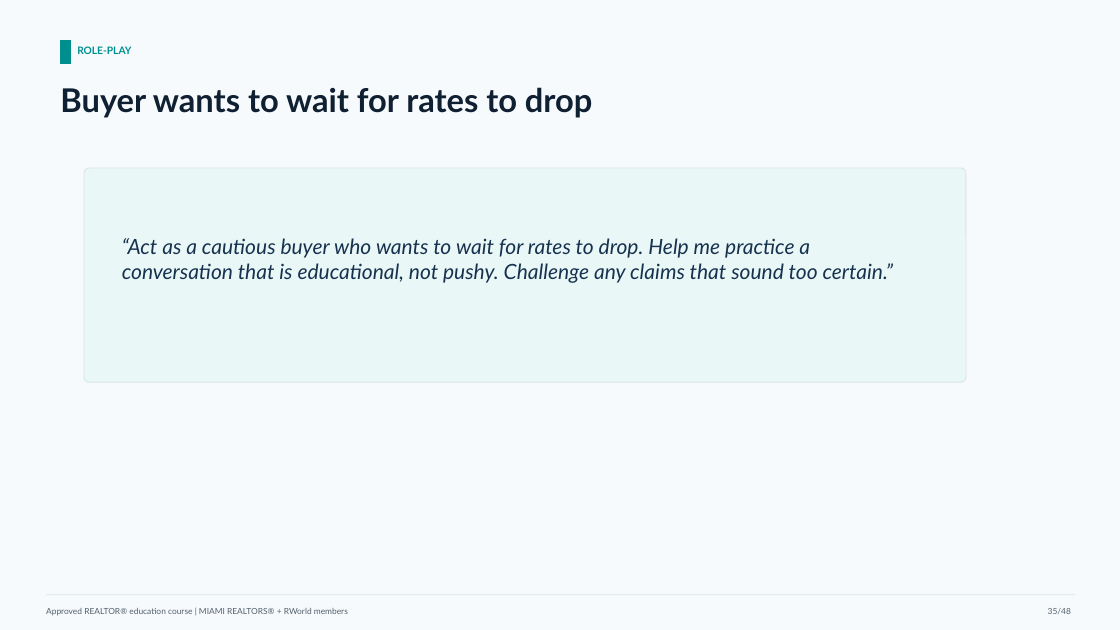
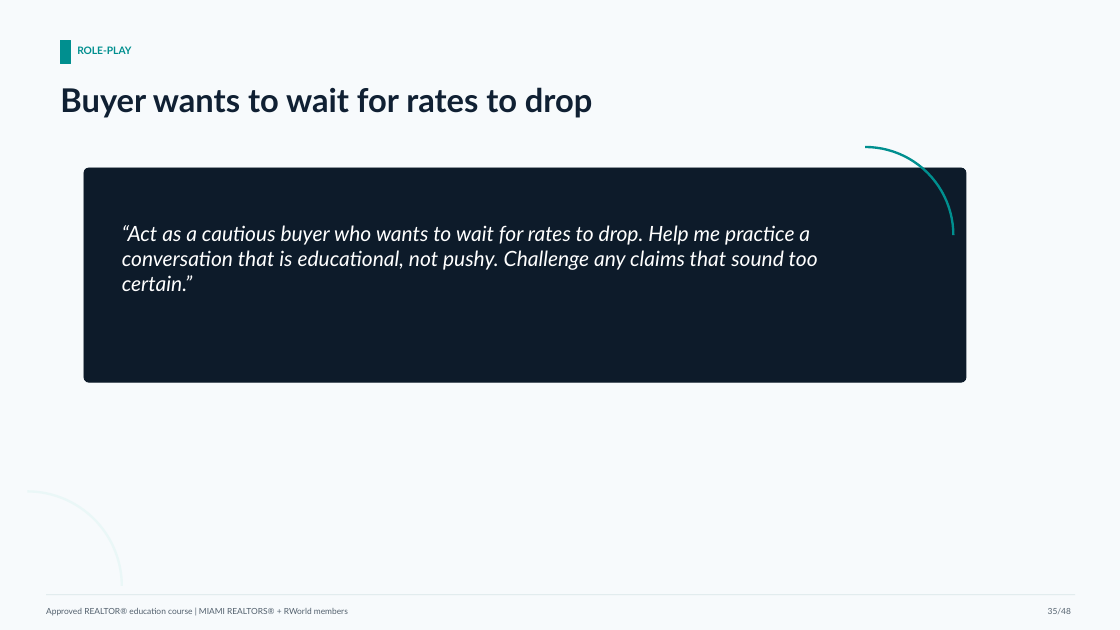
Before and after one commit to ianbprice/miami-realtors-ai-course-series, a slide deck: slide 35 of slides/course-01-ai-for-real-estate-sales-approved-instructor-deck.pptx. Drawn at 1120x630 pixels with LibreOffice and Linux fonts; fonts in the diff are those of the drawing. Boxes give left, top, right and bottom in pixels: in the first picture for what was removed or moved away, otherwise in the second. Text is boxed around its words. In the diff, an @@ line names an element or a change of style, - is before the commit and + after.

```diff
--- a/slides/course-01-ai-for-real-estate-sales-approved-instructor-deck.pptx
+++ b/slides/course-01-ai-for-real-estate-sales-approved-instructor-deck.pptx
@@ arc (boxed as its full ellipse) added at (899, 0, 1120, 218), outline #EAF7F7 2 pt @@
@@ arc (boxed as its full ellipse) added at (777, 147, 954, 323), outline #008F8F 2 pt @@
@@ rounded rectangle at (84, 168, 966, 382): fill #EAF7F7 to #0D1B2A; outline #D8E6E8 0.8 pt to #0D1B2A 0.8 pt @@
@@ text "“Act as a cautious buyer ..." at (122, 225, 818, 291): text colour #16324F to #FFFFFF @@
```
Also in this commit, not shown: 38 other slides changed, 2 other files.
